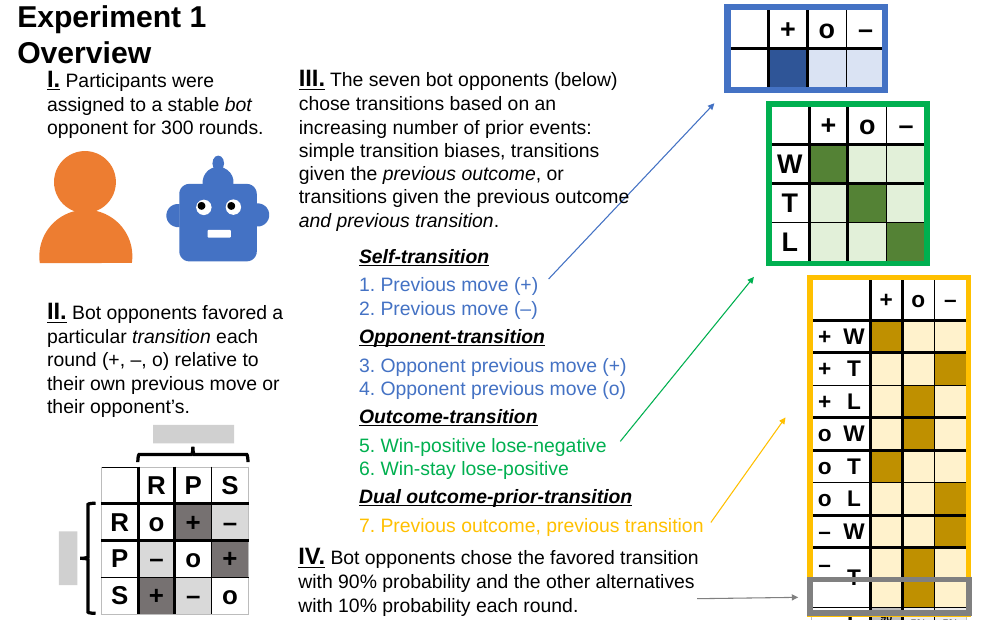
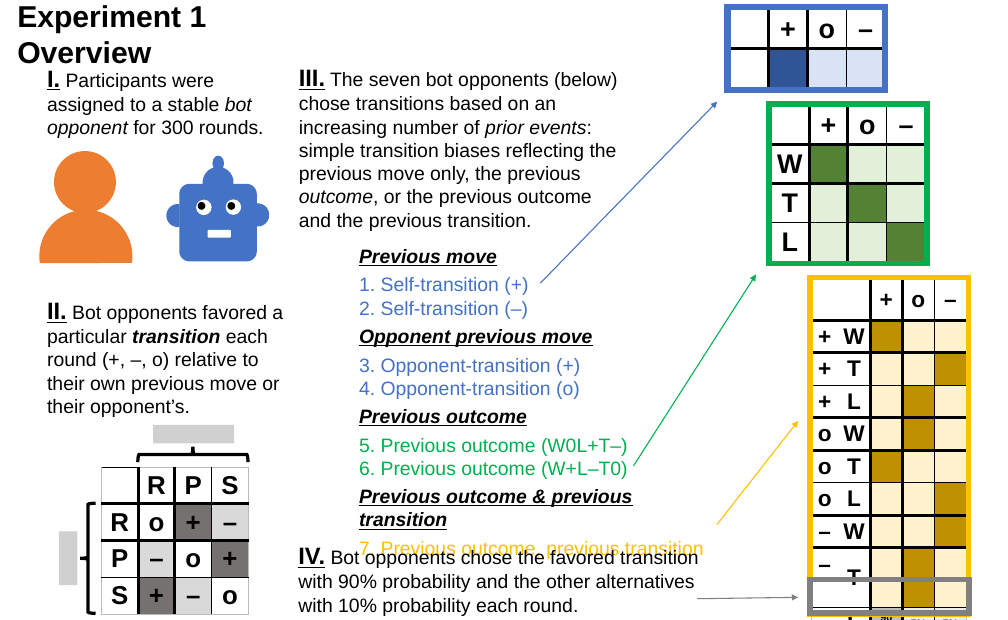
Before and after one commit to erik-brockbank/rps-bot-manuscript-public, a slide deck: slide 1 of figures/stable_bot_overview.pptx. Drawn at 1008x620 pixels with LibreOffice and Linux fonts; fonts in the diff are those of the drawing; grey boxes stand for pictures. Boxes give left, top, right and bottom in pixels: in the first picture for what was removed or moved away, otherwise in the second. Text is boxed around its words. In the diff, an @@ line names an element or a change of style, - is before the commit and + after.

```diff
--- a/figures/stable_bot_overview.pptx
+++ b/figures/stable_bot_overview.pptx
@@ text "I. Participants were assigned to ..." at [47, 70, 264, 138]: italic on in "opponent" @@
@@ text at [299, 69, 618, 231]: text changed @@
-III. The seven bot opponents (below) chose transitions based on an increasing number of prior events: simple transition biases, transitions given the previous outcome, or transitions given the previous outcome and previous transition.
+III. The seven bot opponents (below) chose transitions based on an increasing number of prior events: simple transition biases reflecting the previous move only, the previous outcome, or the previous outcome and the previous transition.
@@ arrow moved from (548, 279) - (714, 103) to (540, 283) - (717, 102) @@
@@ text at [359, 249, 633, 530]: text changed @@
-Self-transition
-1. Previous move (+)
-2. Previous move (–)
-Opponent-transition
-3. Opponent previous move (+)
-4. Opponent previous move (o)
-Outcome-transition
-5. Win-positive lose-negative
-6. Win-stay lose-positive
-Dual outcome-prior-transition
+Previous move
+1. Self-transition (+)
+2. Self-transition (–)
+Opponent previous move
+3. Opponent-transition (+)
+4. Opponent-transition (o)
+Previous outcome
+5. Previous outcome (W0L+T–)
+6. Previous outcome (W+L–T0)
+Previous outcome & previous transition
@@ text "II. Bot opponents favored a ..." at [47, 302, 283, 417]: bold on in "transition" @@
@@ arrow moved from (620, 442) - (754, 277) to (633, 466) - (756, 274) @@
@@ arrow moved from (711, 523) - (785, 418) to (717, 525) - (798, 421) @@
```
Also in this commit, not shown: 10 other files.
